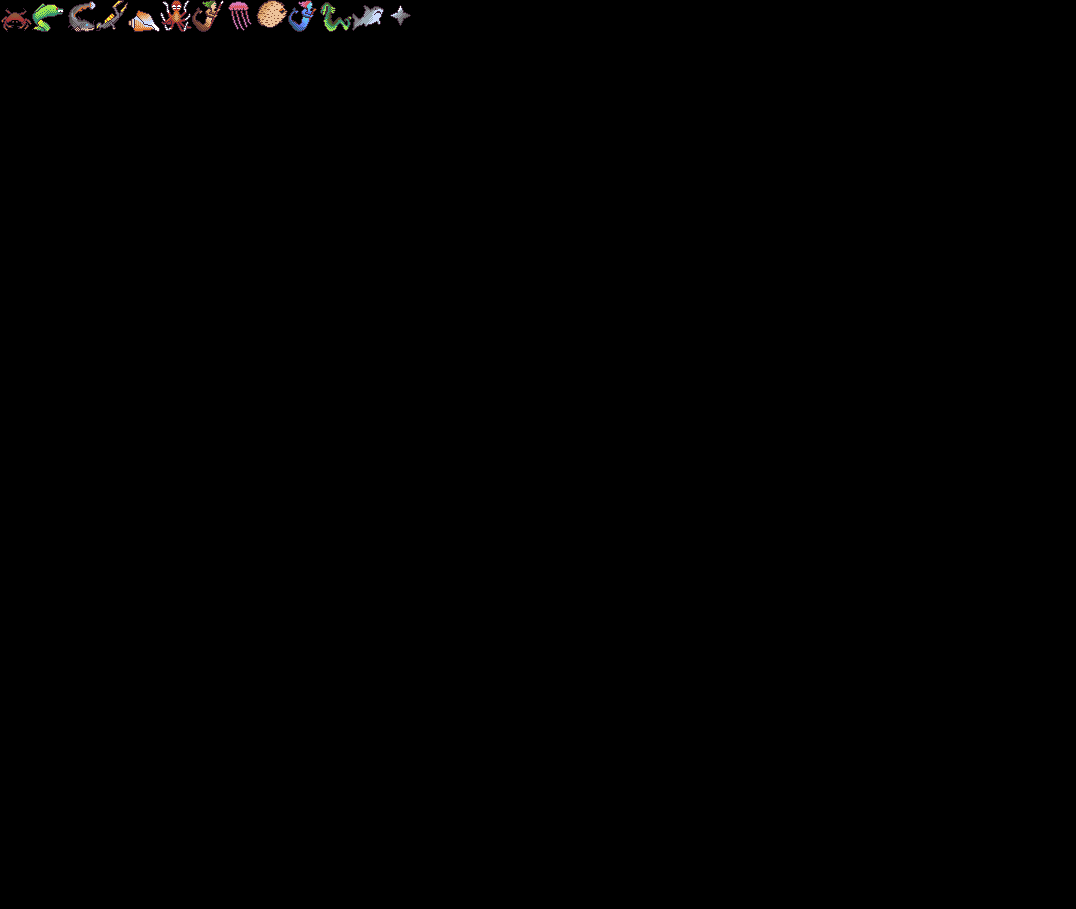
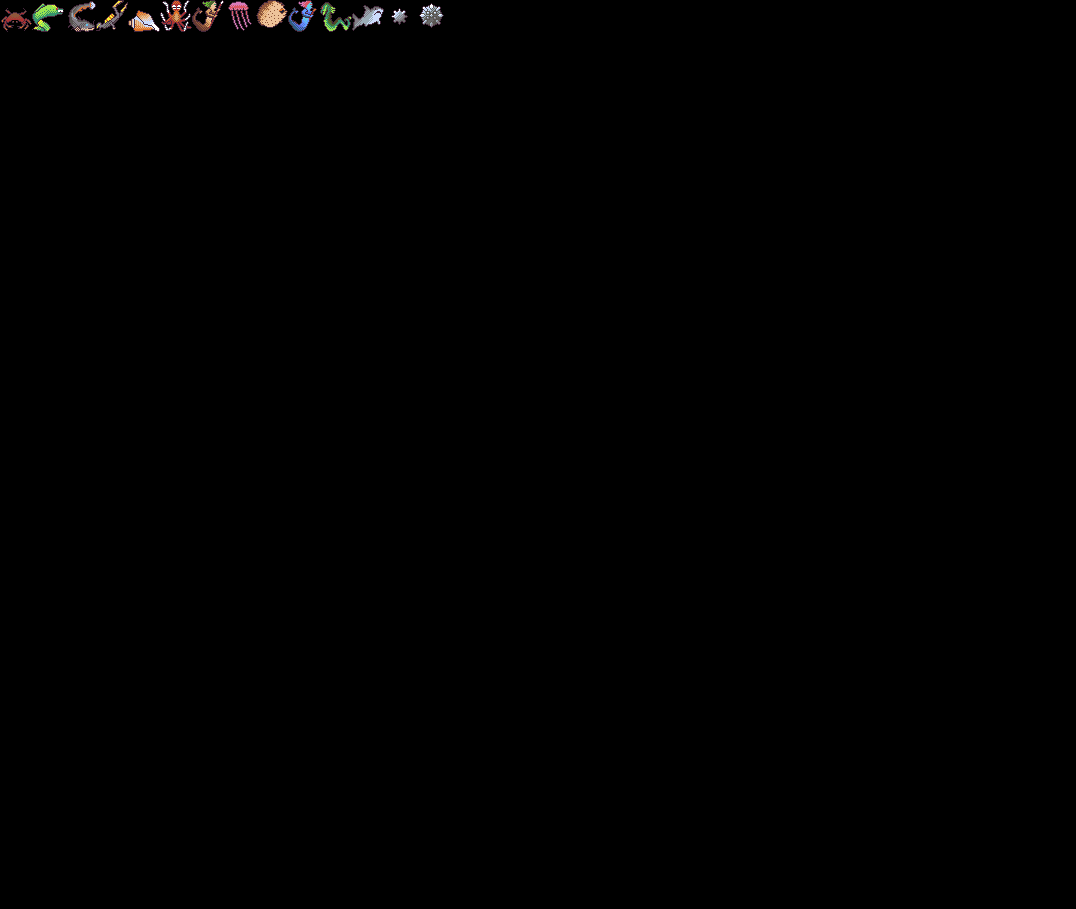
Layered file, before and after one edit (1076px x 909px). Changes by layer:
painted on "CreatureTiles.gif" over [210, 1, 444, 28]
